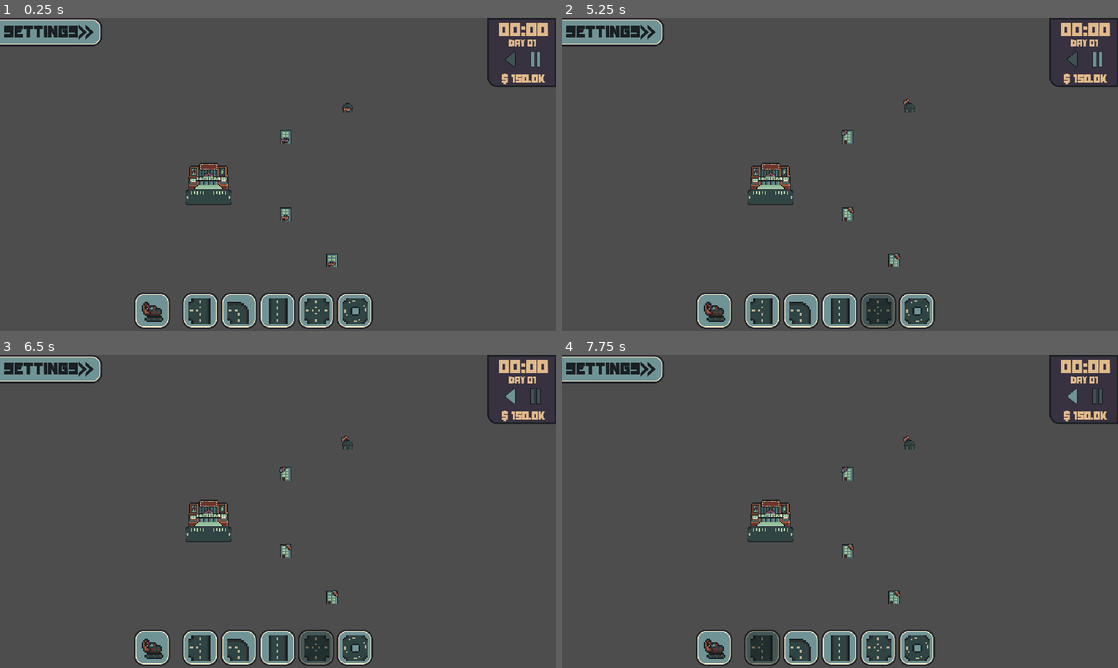
Above: before the commit, frames 1-4 (two rows, left to right).
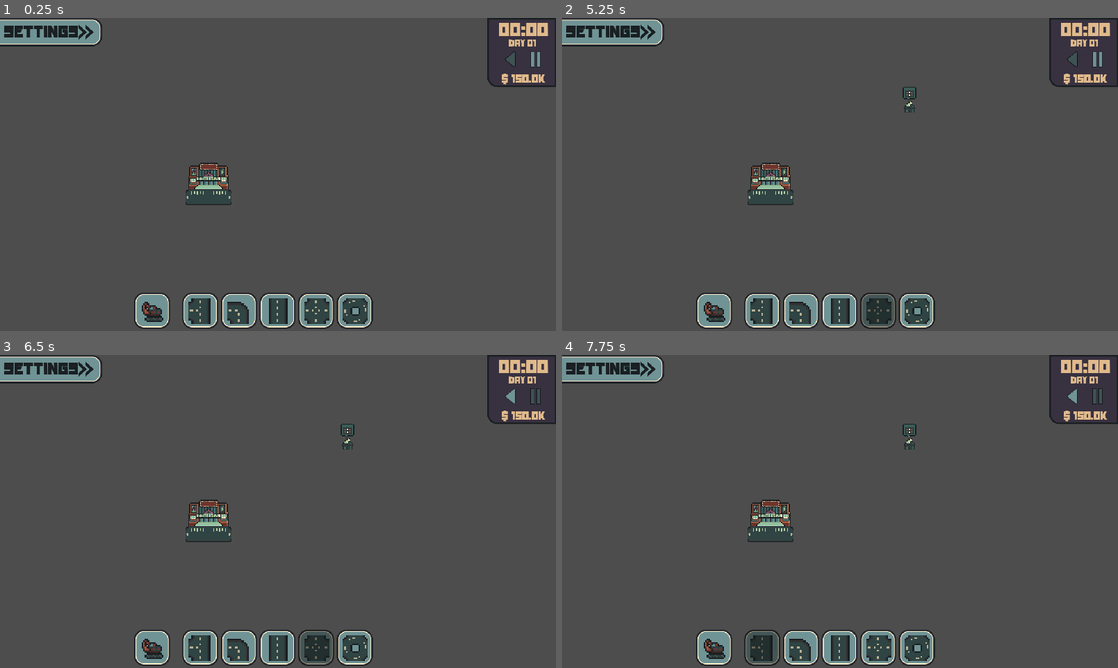
Above: after the commit, the same moments.

Repository: StixxyTape/Easy-Roads
Game: Godot game, scene res://Scenes/main.tscn
The game is run twice, just before and just after one commit, with the same random seed, the same clock (stepped at 60 frames per second) and the same inputs.
Inputs (mouse positions are in pixels of both pictures, inside the frame that each line leads up to):
- Up to frame 1 (0.25 s): no input
- Up to frame 2 (5.25 s): click (1073, 61) at 0.5 s; click (1073, 61) at 1.25 s; click (712, 312) at 2 s; click (762, 312) at 2.75 s; click (801, 312) at 3.5 s; click (840, 312) at 4.25 s; click (878, 312) at 5 s
- Up to frame 3 (6.5 s): click (533, 398) at 5.75 s
- Up to frame 4 (7.75 s): click (712, 649) at 6.5 s; click (762, 649) at 7.25 s

The runs differ from the first frame. In frame 1, 0.3% of the frame differs, in the area x 50-64%, y 27-80%; in frame 2, 0.4%, in the area x 50-64%, y 22-80%; in frame 3, 0.4%; in frame 4, 0.4%.

Commit message:
Add files via upload

Diff:
--- /dev/null
+++ b/Connection Maker 2/Scenes/bubble.gd
@@ -0,0 +1,27 @@
+extends TextureProgressBar
+
+
+var maxTime : int = Global.bubbleTimer
+var time : float = 0
+
+func _ready():
+
+	Countdown()
+
+func Countdown():
+	max_value = maxTime
+	value = time
+
+	var wait = false
+
+	while true:
+		if time >= maxTime:
+			break
+		if !wait:
+			wait = true
+			await get_tree().create_timer(0.2).timeout
+			time += 0.2
+			value = time
+			wait = false
+
+	queue_free()
--- /dev/null
+++ b/Connection Maker 2/Scenes/bubble.tscn
@@ -0,0 +1,16 @@
+[gd_scene load_steps=5 format=3 uid="uid://bjtsx1rxqaygk"]
+
+[ext_resource type="Texture2D" uid="uid://ba0bar73eu2dl" path="res://Art/Bubbles/ProgressBubble.png" id="1_m7rq7"]
+[ext_resource type="Texture2D" uid="uid://dxmjbqd06u5v1" path="res://Art/Bubbles/CinemaBubble.png" id="2_py44b"]
+[ext_resource type="Texture2D" uid="uid://bwvhi7eemecb1" path="res://Art/Bubbles/BubbleFill.png" id="3_2ymw4"]
+[ext_resource type="Script" path="res://Scenes/bubble.gd" id="4_n63iy"]
+
+[node name="Bubble" type="TextureProgressBar"]
+offset_right = 40.0
+offset_bottom = 40.0
+step = 0.2
+fill_mode = 3
+texture_under = ExtResource("1_m7rq7")
+texture_over = ExtResource("2_py44b")
+texture_progress = ExtResource("3_2ymw4")
+script = ExtResource("4_n63iy")
--- a/Connection Maker 2/Scenes/main.tscn
+++ b/Connection Maker 2/Scenes/main.tscn
@@ -1,7 +1,7 @@
 [gd_scene load_steps=31 format=3 uid="uid://4be4mh458uoh"]
 
 [ext_resource type="Texture2D" uid="uid://bsyp6pd30yi0f" path="res://Art/TileSet.png" id="1_nbaej"]
-[ext_resource type="Texture2D" uid="uid://oe20gmpsemvl" path="res://Art/Houses/Cinema.png" id="2_mc58q"]
+[ext_resource type="Texture2D" uid="uid://oe20gmpsemvl" path="res://Art/Cinema.png" id="2_mc58q"]
 [ext_resource type="Script" path="res://Scripts/GridSystem.gd" id="3_q74ai"]
 [ext_resource type="PackedScene" uid="uid://cjs7l4lexk18c" path="res://Scenes/ui.tscn" id="4_5cxmc"]
 
@@ -57,10 +57,10 @@
 polygons = Array[PackedInt32Array]([PackedInt32Array(0, 1, 2, 3), PackedInt32Array(2, 4, 5, 3), PackedInt32Array(6, 0, 3, 7)])
 outlines = Array[PackedVector2Array]([PackedVector2Array(-4, 8, 4, 8, 4, 4, 8, 4, 8, -4, 4, -4, -4, -4, -4, 4)])
 
-[sub_resource type="NavigationPolygon" id="NavigationPolygon_jgb5l"]
-vertices = PackedVector2Array(-8, 4.8, -8, -1.6, -1.6, -1.6, -1.6, 1.6, -4.8, 8, 4.8, 8, 1.6, 1.6, 8, 4.8, 8, -4.8, 1.6, -1.6, 4.8, -8, -8, -4.8, -4.8, -8)
-polygons = Array[PackedInt32Array]([PackedInt32Array(0, 1, 2, 3, 4), PackedInt32Array(5, 4, 3, 6, 7), PackedInt32Array(8, 7, 6, 9, 10), PackedInt32Array(11, 12, 10, 9, 1)])
-outlines = Array[PackedVector2Array]([PackedVector2Array(-8, -4.8, -4.8, -8, 4.8, -8, 8, -4.8, 8, 4.8, 4.8, 8, -4.8, 8, -8, 4.8, -8, -1.6, -1.6, -1.6, -1.6, 1.6, 1.6, 1.6, 1.6, -1.6, -8, -1.6)])
+[sub_resource type="NavigationPolygon" id="NavigationPolygon_6hoto"]
+vertices = PackedVector2Array(-4, -8, 4, -8, 4, -4, -4, -4, -8, -4, -8, 4, -4, 4, -4, 8, 4, 4, 4, 8, 8, 4, 8, -4)
+polygons = Array[PackedInt32Array]([PackedInt32Array(0, 1, 2, 3), PackedInt32Array(4, 0, 3, 5), PackedInt32Array(5, 3, 6), PackedInt32Array(7, 5, 6), PackedInt32Array(7, 6, 8, 9), PackedInt32Array(10, 9, 8, 11), PackedInt32Array(11, 8, 1)])
+outlines = Array[PackedVector2Array]([PackedVector2Array(-4, 4, 4, 4, 4, -8, 8, -4, 8, 4, 4, 8, -4, 8, -8, 4, -8, -4, -4, -8, 4, -8, 4, -4, -4, -4)])
 
 [sub_resource type="NavigationPolygon" id="NavigationPolygon_htc65"]
 vertices = PackedVector2Array(-4, -8, 4, -8, 4, -4, -4, -4, 8, -4, 8, 4, 4, 4, -4, 4, 4, 8, -4, 8)
@@ -136,7 +136,7 @@
 0:4/1 = 1
 2:4/next_alternative_id = 2
 2:4/0 = 0
-2:4/0/navigation_layer_0/polygon = SubResource("NavigationPolygon_jgb5l")
+2:4/0/navigation_layer_0/polygon = SubResource("NavigationPolygon_6hoto")
 2:4/1 = 1
 0:2/next_alternative_id = 2
 0:2/0 = 0
--- a/Connection Maker 2/Scripts/Car.gd
+++ b/Connection Maker 2/Scripts/Car.gd
@@ -12,14 +12,14 @@
 	sprite.frame = randi_range(0,3)
 	# Make sure to not await during _ready.
 	call_deferred("actor_setup")
-	rotation = 0
 
 func actor_setup():
 	# Wait for the first physics frame so the NavigationServer can sync.
 	await get_tree().physics_frame
-	await get_tree().create_timer(1).timeout
 	# Now that the navigation map is no longer empty, set the movement target.
 	set_movement_target(Global.cinemaPos)
+	# Set rotation to be flat
+	rotation = 0
 
 func set_movement_target(movement_target: Vector2):
 	navAgent.target_position = movement_target
@@ -35,10 +35,14 @@
 		sprite.offset.y = -5
 		set_scale(Vector2(curScale.x,-curScale.y))
 
-	look_at(nextPathPos)
+	# Only look at the next path position if you are able to reach the destination
+	if navAgent.is_target_reachable():
+
+		look_at(nextPathPos)
 
 	# If reached destination, don't run the rest of this code
 	if navAgent.is_navigation_finished():
+		get_parent().queue_free()
 		return
 	elif (!navAgent.is_target_reachable() and position != spawnPos):
 		position = spawnPos
--- a/Connection Maker 2/Scripts/Global.gd
+++ b/Connection Maker 2/Scripts/Global.gd
@@ -7,6 +7,9 @@
 
 var time : String = "play"
 
+# Timer for how long it takes bubbles to fill up
+var bubbleTimer : int = 20
+
 func _ready():
 	pass # Replace with function body.
 
--- a/Connection Maker 2/Scripts/GridSystem.gd
+++ b/Connection Maker 2/Scripts/GridSystem.gd
@@ -34,18 +34,21 @@
 var mouseTile : Vector2
 
 var car : PackedScene = preload("res://Scenes/car.tscn")
+var bubble : PackedScene = preload("res://Scenes/bubble.tscn")
 
 var currentTiles : Array
 var roadPlaced : Array[Vector2]
 var buildings : Array[Vector2]
 var placing : bool
 
+var spawningHouse : bool = true
+
+# The cooldown between spawning houses
+var houseSpawnCooldown : int = 5
+
 func _ready():
 
 	SetupStructures()
-
-	for i in range(4):
-		SpawnHouse()
 
 	# For each x coordinate
 	for x in gridSize:
@@ -74,6 +77,7 @@
 
 		for offset in marginOffsets:
 			gridPos = Vector2(randX, randY) + offset
+
 			if dic.has(str(gridPos)):
 				positionTaken = true
 				break  # Stop checking further, a position is taken
@@ -90,10 +94,31 @@
 	set_cell(0, gridPos, 2, houseTiles[houseType])
 	buildings.append(gridPos)
 
-	var spawnedCar = car.instantiate()
-	spawnedCar.position = map_to_local(gridPos)
-	spawnedCar.spawnPos = map_to_local(gridPos)
-	add_child(spawnedCar)
+	return gridPos
+
+func HouseManager():
+	var housePos : Vector2
+
+	# Spawn a car after every houseSpawnCooldown seconds
+	if spawningHouse == true:
+		spawningHouse = false
+		await get_tree().create_timer(houseSpawnCooldown).timeout
+		housePos = SpawnHouse()
+		spawningHouse = true
+
+	# Spawn a bubble and car at the house
+	if housePos:
+		var spawnedBubble = bubble.instantiate()
+		spawnedBubble.position = map_to_local(housePos)
+		spawnedBubble.position.y -= 20
+		spawnedBubble.position.x -= 8
+		add_child(spawnedBubble)
+
+		var spawnedCar = car.instantiate()
+		spawnedBubble.add_child(spawnedCar)
+		spawnedCar.global_position = map_to_local(housePos)
+		spawnedCar.spawnPos = spawnedCar.position
+
 
 func SetupStructures():
 
@@ -145,16 +170,17 @@
 				"Type" : structName,
 				"Position" : str(gridPos)
 			}
-
+			buildings.append(gridPos)
 		set_cell(0, Vector2(randX, randY), 3, Vector2.ZERO)
 
 		Global.cinemaPos = map_to_local(Vector2(randX, randY + 1))
-		buildings.append_array([Vector2(randX, randY), Vector2(randX, randY + 1),
-							Vector2(randX +1, randY), Vector2(randX +1, randY + 1),
-							Vector2(randX -1, randY), Vector2(randX -1, randY + 1)])
+		#buildings.append_array([Vector2(randX, randY), Vector2(randX, randY + 1),
+							#Vector2(randX +1, randY), Vector2(randX +1, randY + 1),
+							#Vector2(randX -1, randY), Vector2(randX -1, randY + 1)])
 
 func _process(_delta):
 	BuildSystem()
+	HouseManager()
 
 func BuildSystem():
 	# Erase the preview tile
@@ -169,15 +195,18 @@
 	#if dic.has(str(mouseTile)):
 		#print(dic[str(mouseTile)])
 
-	# Sets a preview tile
+	# Sets selected tile type
 	SetTile()
+
 	if tileCounter >= maxtiles:
 		tileCounter = 0
 
+	# Shows preview tile
 	set_cell(1, mouseTile, 2, currentTiles[tileCounter], 1)
 
+
 	if Input.is_action_pressed("Left Click") and !Global.overButton and Global.roadType != "":
-		if Global.roadType == "remove":
+		if Global.roadType == "remove" and mouseTile not in buildings:
 			erase_cell(0, mouseTile)
 			erase_cell(2, mouseTile)
 		else:
@@ -185,7 +214,12 @@
 			if mouseTile not in buildings:
 				if mouseTile not in roadPlaced:
 					roadPlaced.append(mouseTile)
+					dic[str(mouseTile)] = {
+						"Type" : "Road",
+						"Position" : str(mouseTile)
+						}
 					set_cell(2, mouseTile, 2, currentTiles[tileCounter], 1)
+
 	if Input.is_action_pressed("Right Click") and !Global.overButton and Global.roadType != "":
 		if mouseTile in roadPlaced:
 					erase_cell(2, mouseTile)
@@ -193,7 +227,12 @@
 					roadPlaced.pop_at(i)
 	if Input.is_action_just_released("Left Click") and !Global.overButton:
 		for pos in roadPlaced:
-			set_cell(0, pos, 2, currentTiles[tileCounter])
+				set_cell(0, pos, 2, currentTiles[tileCounter])
+				dic[str(pos)] = {
+					"Type" : "Road",
+					"Position" : str(pos)
+					}
+
 		roadPlaced = []
 		placing = false
 
Binary file added: Connection Maker 2/Art/Bubbles/BubbleFill.png
Not shown, added: Connection Maker 2/Art/Bubbles/BubbleFill.png.import
Binary file added: Connection Maker 2/Art/Bubbles/CinemaBubble.png
Not shown, added: Connection Maker 2/Art/Bubbles/CinemaBubble.png.import
Binary file added: Connection Maker 2/Art/Bubbles/ProgressBubble.png
Not shown, added: Connection Maker 2/Art/Bubbles/ProgressBubble.png.import
Binary file added: Connection Maker 2/Art/Cinema.png
Not shown, added: Connection Maker 2/Art/Cinema.png.import
